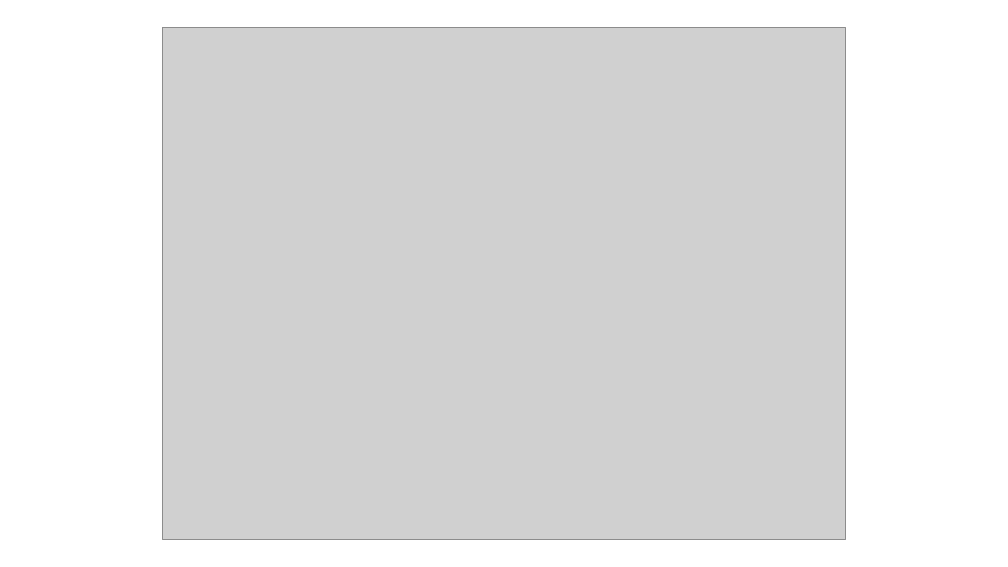
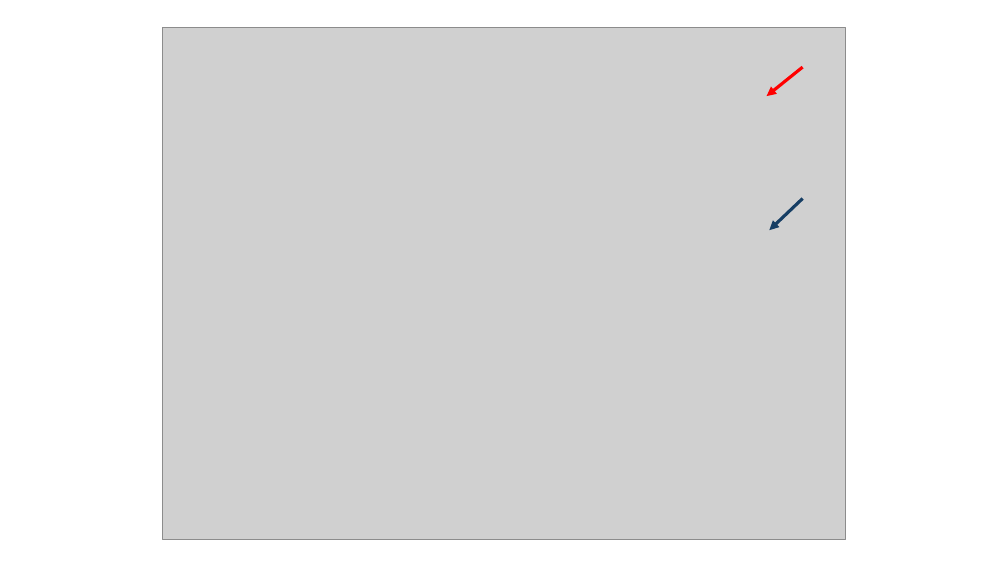
Before and after one commit to Mikkelnn/ESD5-Courses, a slide deck: slide 13 of DSP/MIkkel-PowerPoints/DSP-05_FIR-linearphase-and-group-delay.pptx (slide 12 before the commit). Drawn at 1008x567 pixels with LibreOffice and Linux fonts; fonts in the diff are those of the drawing; grey boxes stand for pictures. Boxes give left, top, right and bottom in pixels: in the first picture for what was removed or moved away, otherwise in the second. Text is boxed around its words. In the diff, an @@ line names an element or a change of style, - is before the commit and + after.

Commit message:
updated slides

```diff
--- a/DSP/MIkkel-PowerPoints/DSP-05_FIR-linearphase-and-group-delay.pptx
+++ b/DSP/MIkkel-PowerPoints/DSP-05_FIR-linearphase-and-group-delay.pptx
@@ arrow added from (803, 67) to (767, 96), #FF0000 3 pt @@
@@ arrow added from (803, 199) to (770, 231), #163E64 3 pt @@
```
Also in this commit, not shown: 1 other slide changed, 3 slides added, 1 slide removed, 6 other files.
